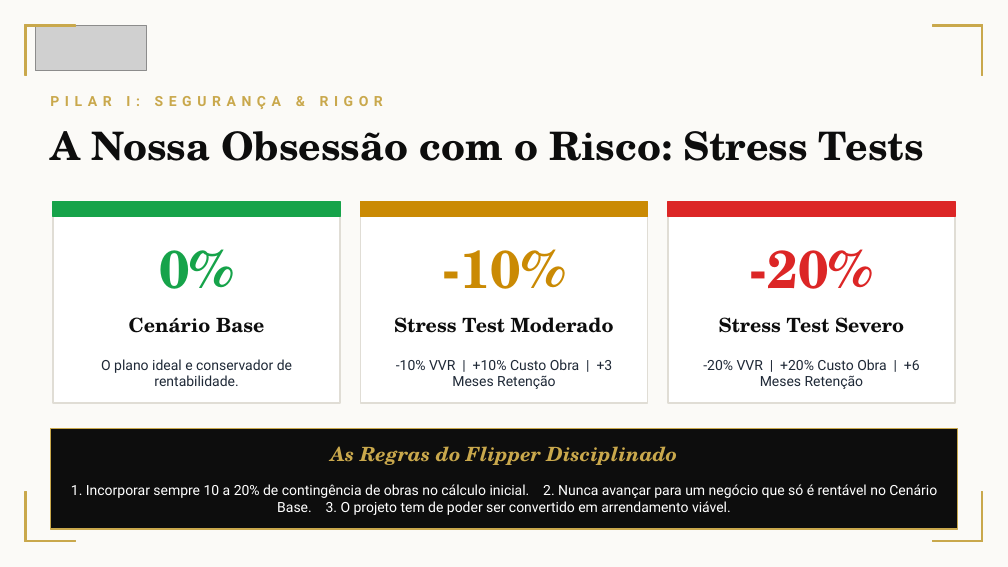
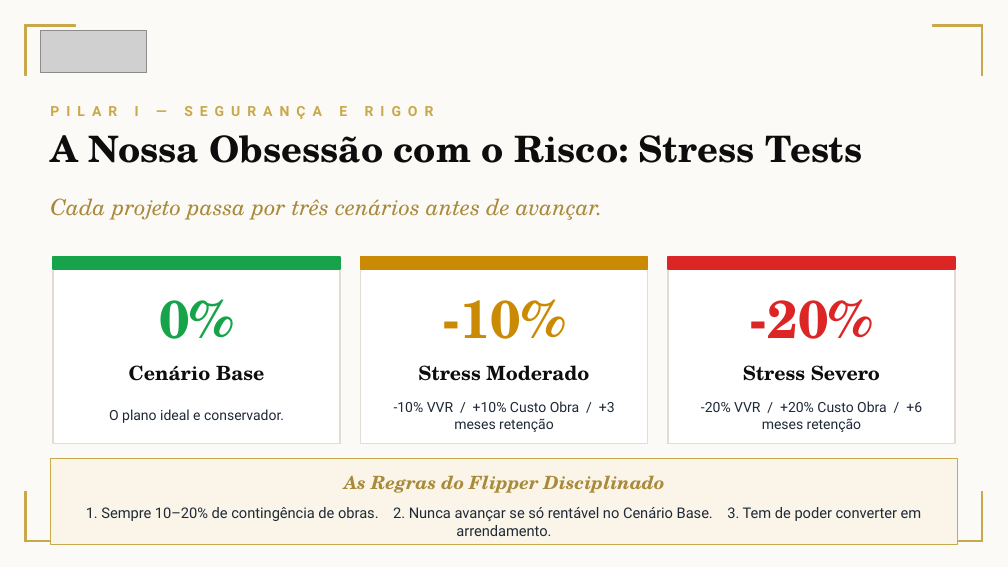
Before and after one commit to somniumprs-source/SomniumProperties-Dashboard, a slide deck: slide 5 of Apresentacao_Investidores_Marco_2026.pptx (slide 8 before the commit). Drawn at 1008x567 pixels with LibreOffice and Linux fonts; fonts in the diff are those of the drawing; grey boxes stand for pictures. Boxes give left, top, right and bottom in pixels: in the first picture for what was removed or moved away, otherwise in the second. Text is boxed around its words. In the diff, an @@ line names an element or a change of style, - is before the commit and + after.

```diff
--- a/Apresentacao_Investidores_Marco_2026.pptx
+++ b/Apresentacao_Investidores_Marco_2026.pptx
@@ picture: place and size @@
-picture at (35, 25, 146, 71)
+picture at (40, 30, 146, 73)
@@ text at (66, 106, 208, 116): text changed @@
-PILAR I: SEGURANÇA & RIGOR
+PILAR I — SEGURANÇA E RIGOR
@@ text "A Nossa Obsessão com o ..." at (50, 135, 863, 163): size 28 to 26 pt @@
@@ text added at (50, 198, 602, 220), 16 pt, text #A88A3A, italic @@
+Cada projeto passa por três cenários antes de avançar.
@@ rectangle: place and size @@
-rectangle at (53, 202, 341, 403)
+rectangle at (53, 257, 341, 444)
@@ rectangle: place and size @@
-rectangle at (361, 202, 648, 403)
+rectangle at (361, 257, 648, 444)
@@ rectangle: place and size @@
-rectangle at (667, 202, 955, 403)
+rectangle at (667, 257, 955, 444)
@@ 3 rectangles: place and size @@
-3 rectangles at (53, 202, 955, 217)
+3 rectangles at (53, 257, 955, 269)
@@ 3 texts: place and size @@
-3 texts at (159, 249, 873, 289)
+3 texts at (159, 299, 873, 339)
@@ text "Cenário Base": place and size @@
-text "Cenário Base" at (129, 317, 264, 333)
+text "Cenário Base" at (129, 365, 264, 381)
@@ text at (418, 365, 589, 381): text changed @@
-Stress Test Moderado
+Stress Moderado
@@ text at (743, 365, 880, 381): text changed @@
-Stress Test Severo
+Stress Severo
@@ text at (109, 409, 284, 423): text changed @@
-O plano ideal e conservador de rentabilidade.
+O plano ideal e conservador.
@@ text at (394, 401, 615, 432): text changed @@
--10% VVR | +10% Custo Obra | +3 Meses Retenção
+-10% VVR / +10% Custo Obra / +3 meses retenção
@@ text at (701, 401, 922, 432): text changed @@
--20% VVR | +20% Custo Obra | +6 Meses Retenção
+-20% VVR / +20% Custo Obra / +6 meses retenção
@@ text "As Regras do Flipper Disciplinado": place and size @@
-text "As Regras do Flipper Disciplinado" at (330, 446, 677, 465)
+text "As Regras do Flipper Disciplinado" at (344, 475, 665, 493)
@@ text "As Regras do Flipper Disciplinado" at (344, 475, 665, 493): size 14 to 13 pt, text colour #C9A84C to #A88A3A @@
@@ rectangle: place and size @@
-rectangle at (50, 428, 958, 529)
+rectangle at (50, 459, 958, 544)
@@ rectangle at (50, 459, 958, 544): fill #0D0D0D to #FAF5E8 @@
@@ text at (86, 507, 922, 536): text changed; size 10 to 10.5 pt; text colour #FFFFFF to #1F2937 @@
-1. Incorporar sempre 10 a 20% de contingência de obras no cálculo inicial. 2. Nunca avançar para um negócio que só é rentável no Cenário Base. 3. O projeto tem de poder ser convertido em arrendamento viável.
+1. Sempre 10–20% de contingência de obras. 2. Nunca avançar se só rentável no Cenário Base. 3. Tem de poder converter em arrendamento.
```
Also in this commit, not shown: 7 other slides changed, 2 slides added, 6 slides removed, 3 other files.
